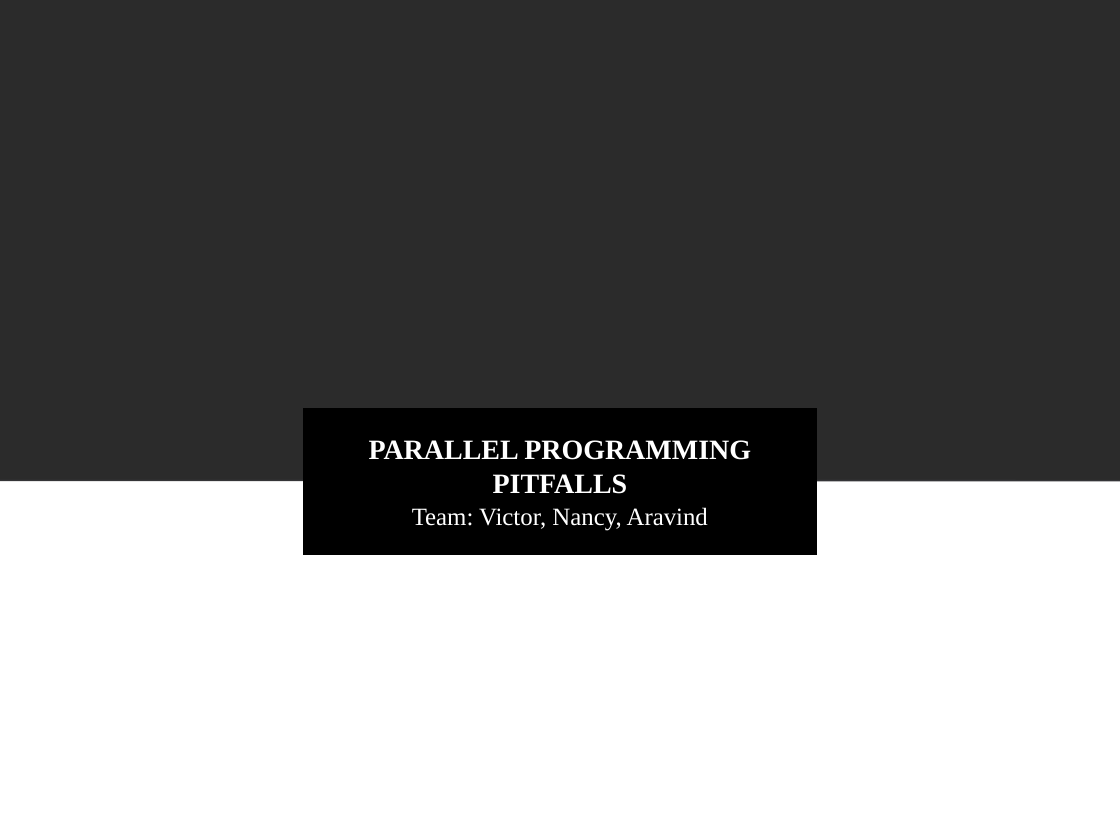
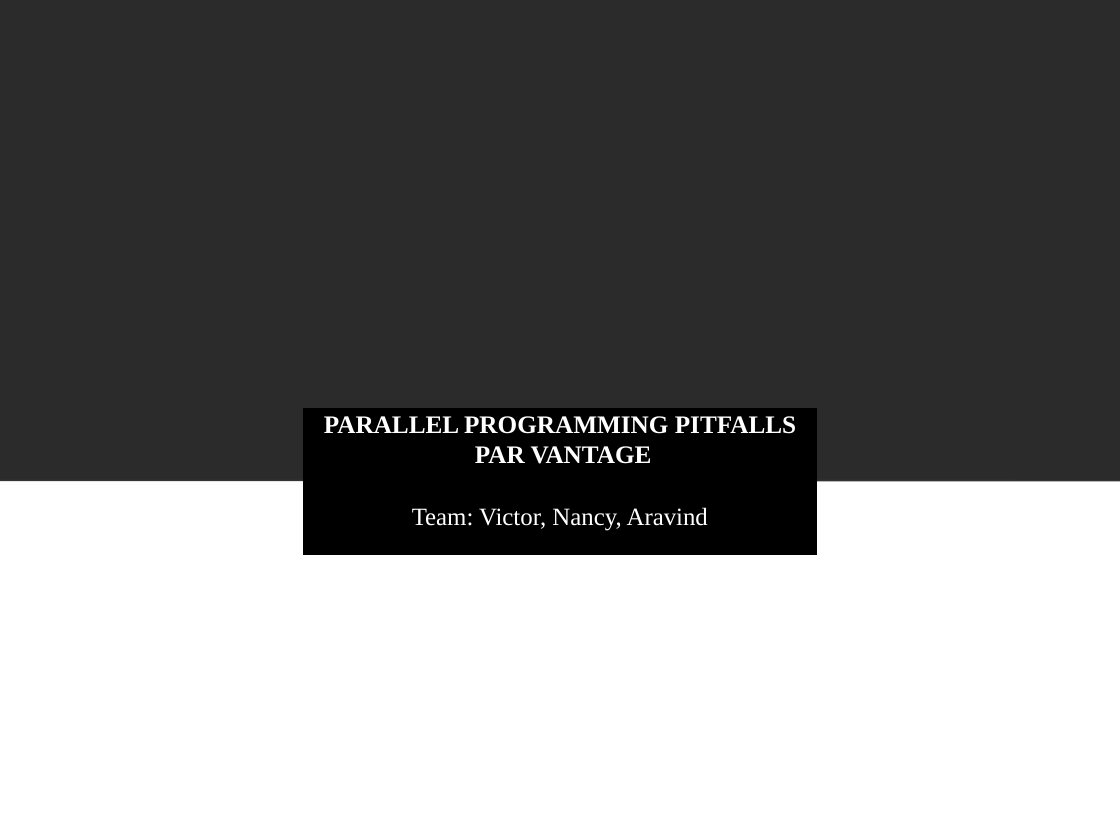
Before and after one commit to vong-srey/Paravantage, a slide deck: slide 1 of Presentation.pptx. Drawn at 1120x840 pixels with LibreOffice and Linux fonts; fonts in the diff are those of the drawing; background and template pictures are left out; a plain dark background stands for a picture behind light text. Boxes give left, top, right and bottom in pixels: in the first picture for what was removed or moved away, otherwise in the second. Text is boxed around its words. In the diff, an @@ line names an element or a change of style, - is before the commit and + after.

Commit message:
Updated Presentation
Slides 1-9 updated, please check for your previous changes.

```diff
--- a/Presentation.pptx
+++ b/Presentation.pptx
@@ title at bbox=[324, 416, 796, 464]: text changed; size 18 to 16.2 pt @@
-PARALLEL PROGRAMMING PITFALLS
+PARALLEL PROGRAMMING PITFALLS PAR VANTAGE
```
Also in this commit, not shown: 9 other slides changed.
